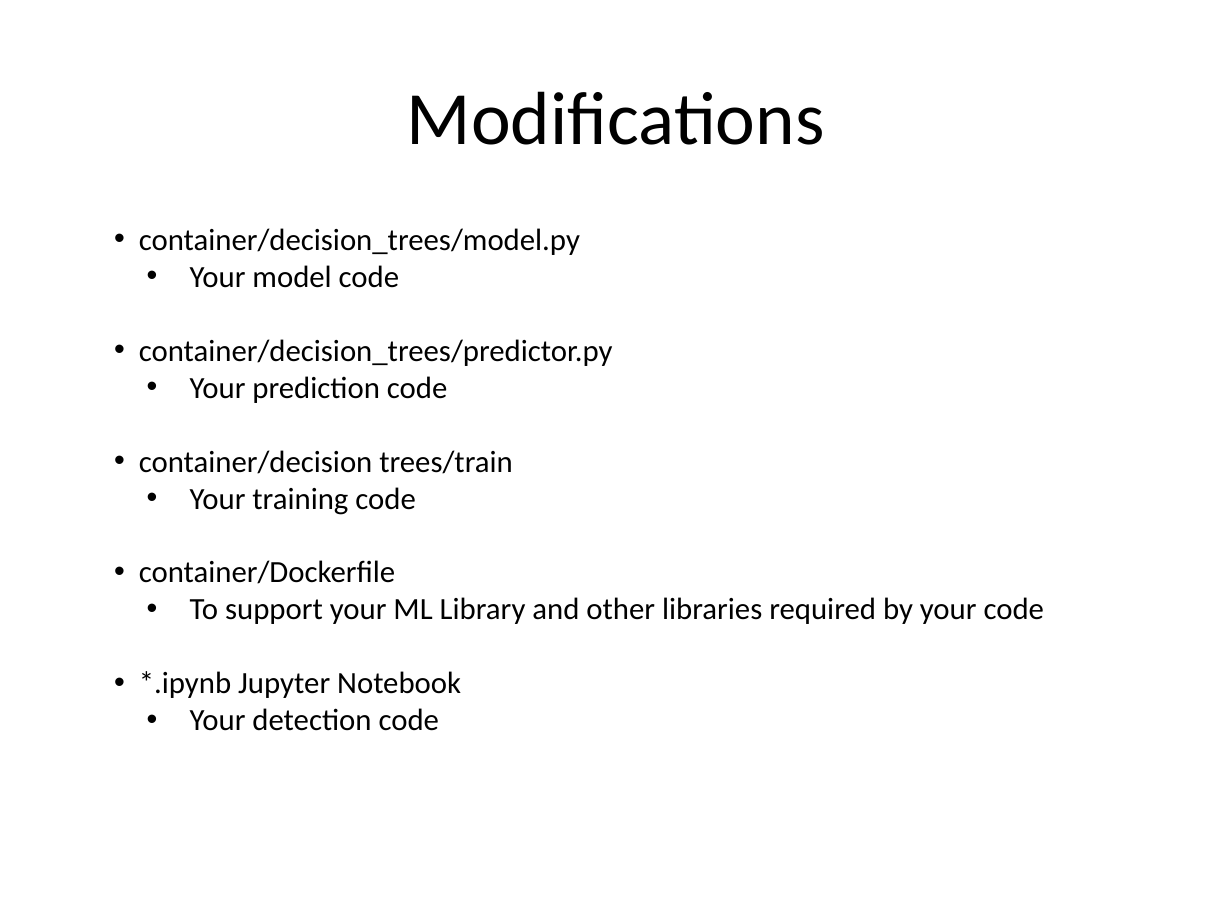
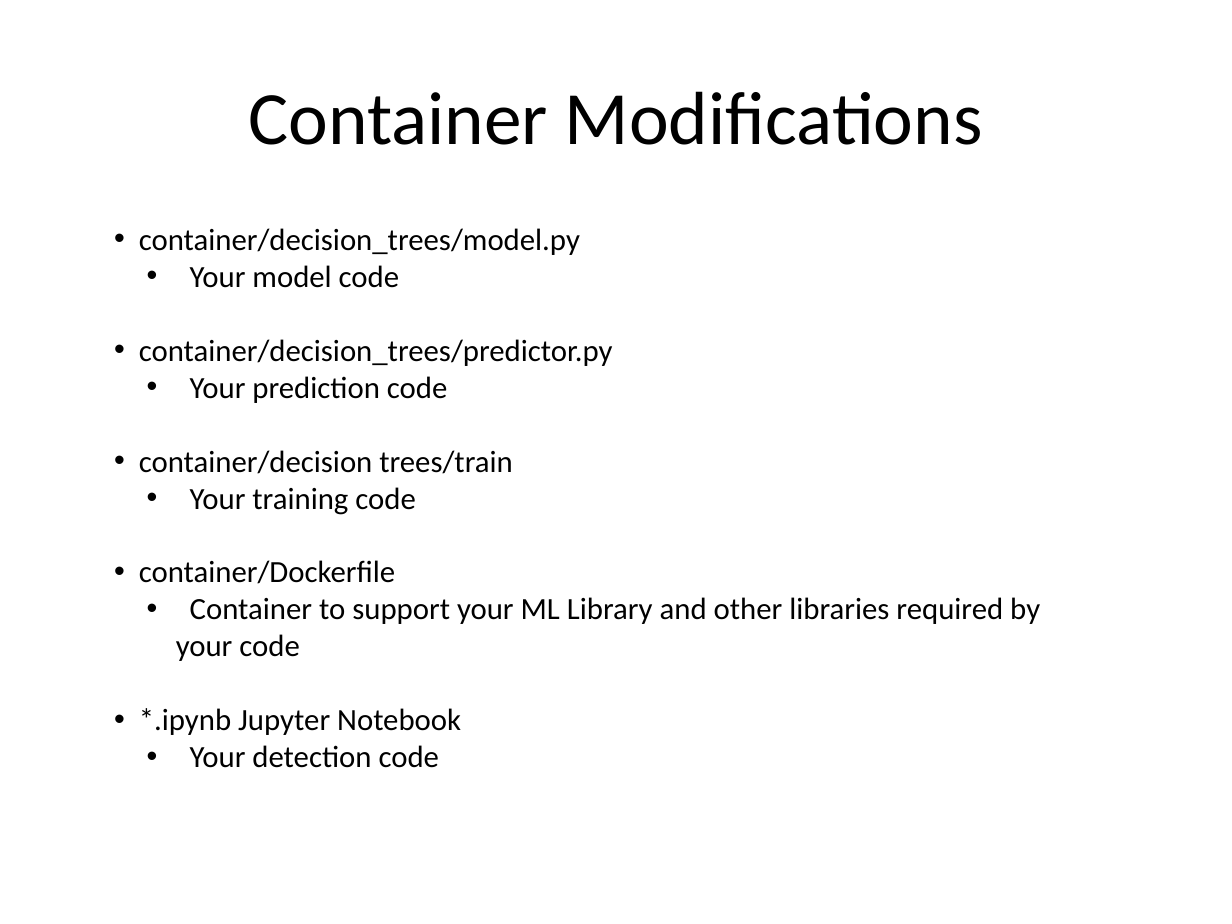
Before and after one commit to kskalvar/aws-sagemaker-planesnet-tflearn-bring-your-own-container, a slide deck: slide 9 of slides/AWS-Sagemaker-Planesnet-TFLearn-Bring-Your-Own-Container.pptx (slide 8 before the commit). Drawn at 1232x924 pixels with LibreOffice and Linux fonts; fonts in the diff are those of the drawing. Boxes give left, top, right and bottom in pixels: in the first picture for what was removed or moved away, otherwise in the second. Text is boxed around its words. In the diff, an @@ line names an element or a change of style, - is before the commit and + after.

```diff
--- a/slides/AWS-Sagemaker-Planesnet-TFLearn-Bring-Your-Own-Container.pptx
+++ b/slides/AWS-Sagemaker-Planesnet-TFLearn-Bring-Your-Own-Container.pptx
@@ title at bbox=[248, 91, 983, 145]: text changed @@
-Modifications
+Container Modifications
@@ text at bbox=[176, 597, 1040, 661]: text changed @@
-  • To support your ML Library and other libraries required by your code
+  • Container to support your ML Library and other libraries required by your code
```
Also in this commit, not shown: 5 other slides changed, 1 slide added.
